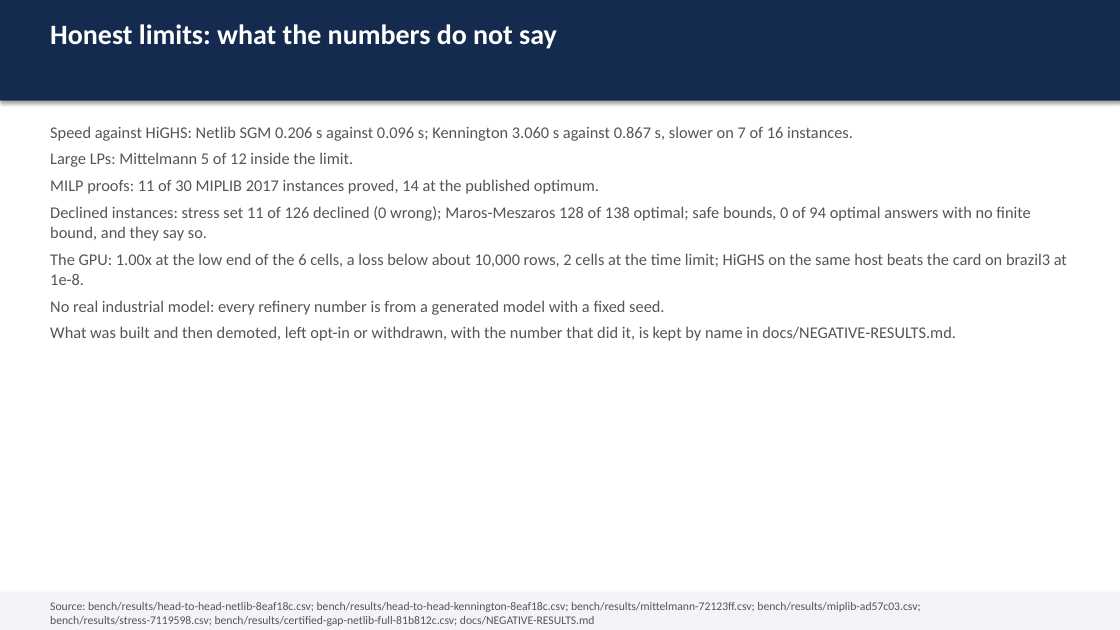
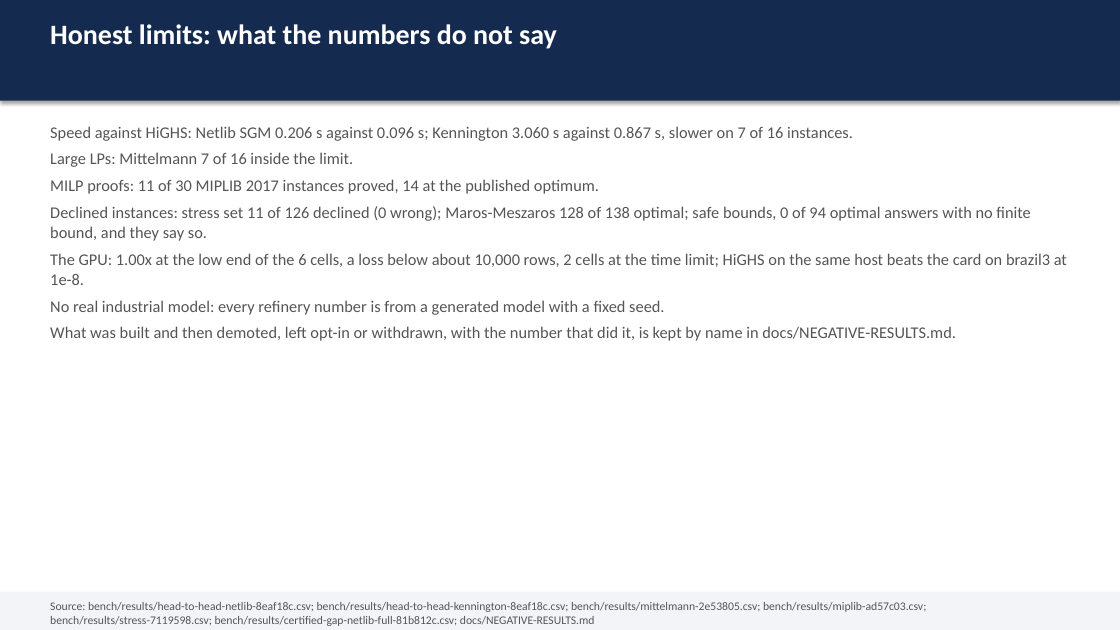
Before and after one commit to thegoodengineers/SANKHYA, a slide deck: slide 11 of docs/SANKHYA-deck.pptx. Drawn at 1120x630 pixels with LibreOffice and Linux fonts; fonts in the diff are those of the drawing. Boxes give left, top, right and bottom in pixels: in the first picture for what was removed or moved away, otherwise in the second. Text is boxed around its words. In the diff, an @@ line names an element or a change of style, - is before the commit and + after.

Commit message:
bench(mittelmann): 7 of 16 on main at 2e53805, the twelve and the LPfeas-14 at 600 s with HiGHS in the same job
The README row moves off the laptop's 5 of 12 at 72123ff (300 s, 24 Sep) to a
GitHub-hosted runner's 7 of 16 at 600 s (run 43862202348). Section 1d's per-engine
table now names the default arm algorithm=auto and states each run's own limit and
denominator, since the per-engine option runs are older 300 s files on fewer models.

```diff
--- a/docs/SANKHYA-deck.pptx
+++ b/docs/SANKHYA-deck.pptx
@@ text at [50,152,353,167]: text changed @@
-Large LPs: Mittelmann 5 of 12 inside the limit.
+Large LPs: Mittelmann 7 of 16 inside the limit.
@@ text at [50,602,926,626]: text changed @@
-Source: bench/results/head-to-head-netlib-8eaf18c.csv; bench/results/head-to-head-kennington-8eaf18c.csv; bench/results/mittelmann-72123ff.csv; bench/results/miplib-ad57c03.csv; bench/results/stress-7119598.csv; bench/results/certified-gap-netlib-full-81b812c.csv; docs/NEGATIVE-RESULTS.md
+Source: bench/results/head-to-head-netlib-8eaf18c.csv; bench/results/head-to-head-kennington-8eaf18c.csv; bench/results/mittelmann-2e53805.csv; bench/results/miplib-ad57c03.csv; bench/results/stress-7119598.csv; bench/results/certified-gap-netlib-full-81b812c.csv; docs/NEGATIVE-RESULTS.md
```
Also in this commit, not shown: 1 other slide changed, 6 other files.
